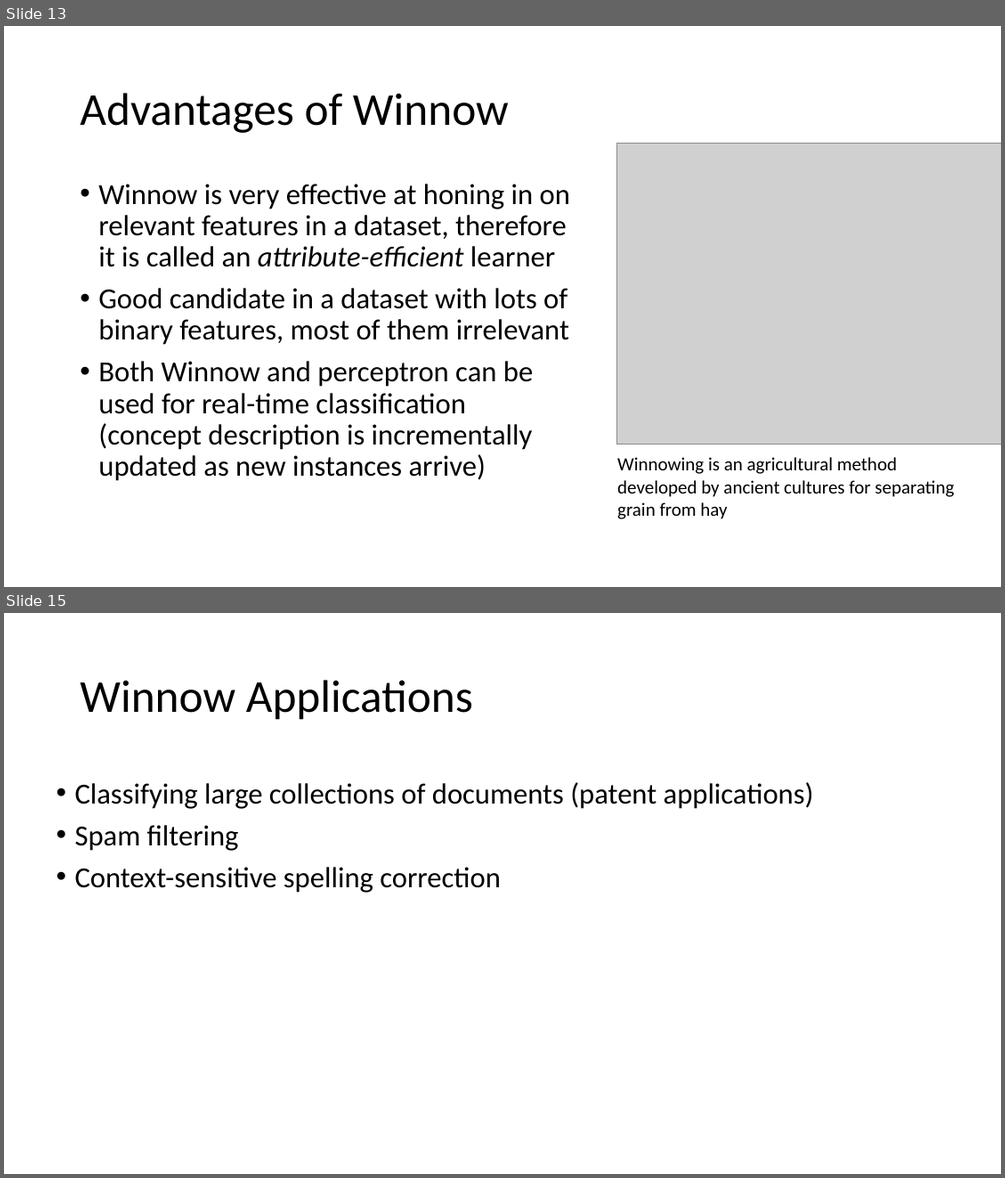
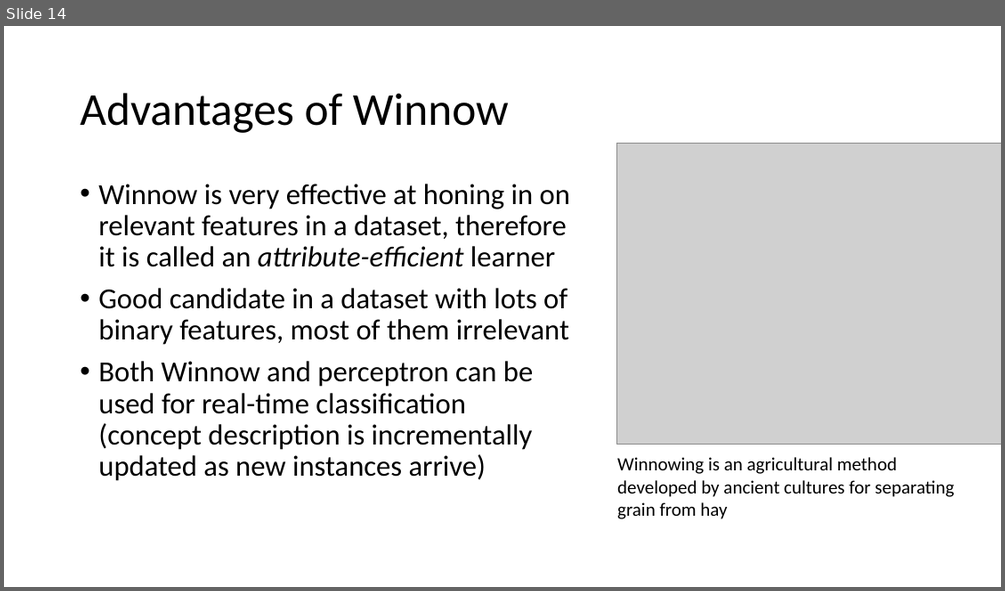
Before and after one commit to russellu/cs405, a slide deck: Lecture_09.pptx. Shown one above the other, each under a label of ours: slides 13 and 15 before the commit, slide 14 after it; the slides between them are not shown. The pictures are 1005x1178 and 1005x591 pixels, drawn with LibreOffice and Linux fonts; fonts in the diff are those of the drawing; grey boxes stand for pictures. Boxes give left, top, right and bottom in pixels: in the first picture for what was removed or moved away, otherwise in the second. Text is boxed around its words. In the diff, an @@ line names an element or a change of style, - is before the commit and + after.

```diff
--- a/Lecture_09.pptx
+++ b/Lecture_09.pptx
@@ slide 15 removed at box(4, 613, 1001, 1174), background #FFFFFF @@
@@ title removed at box(80, 680, 473, 720) @@
-Winnow Applications
@@ text removed at box(75, 782, 814, 892) @@
-• Classifying large collections of documents (patent applications)
-• Spam filtering
-• Context-sensitive spelling correction
@@ what was slide 13 is now slide 14 @@
```
Also in this commit, not shown: 7 slides changed, 2 slides added, 1 other slide removed, 1 other file.
